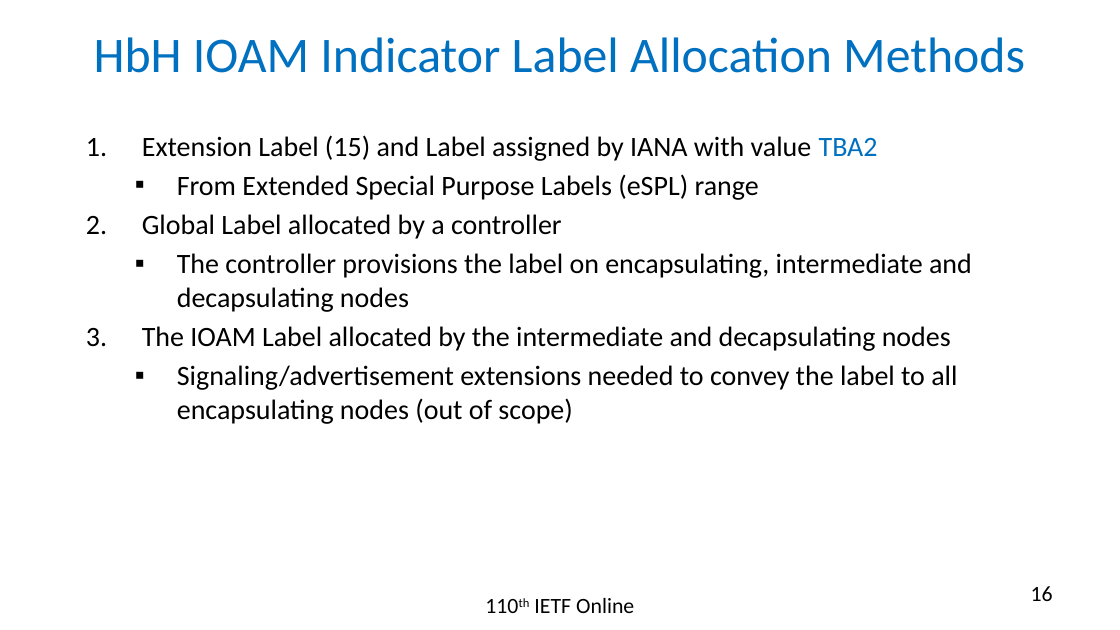
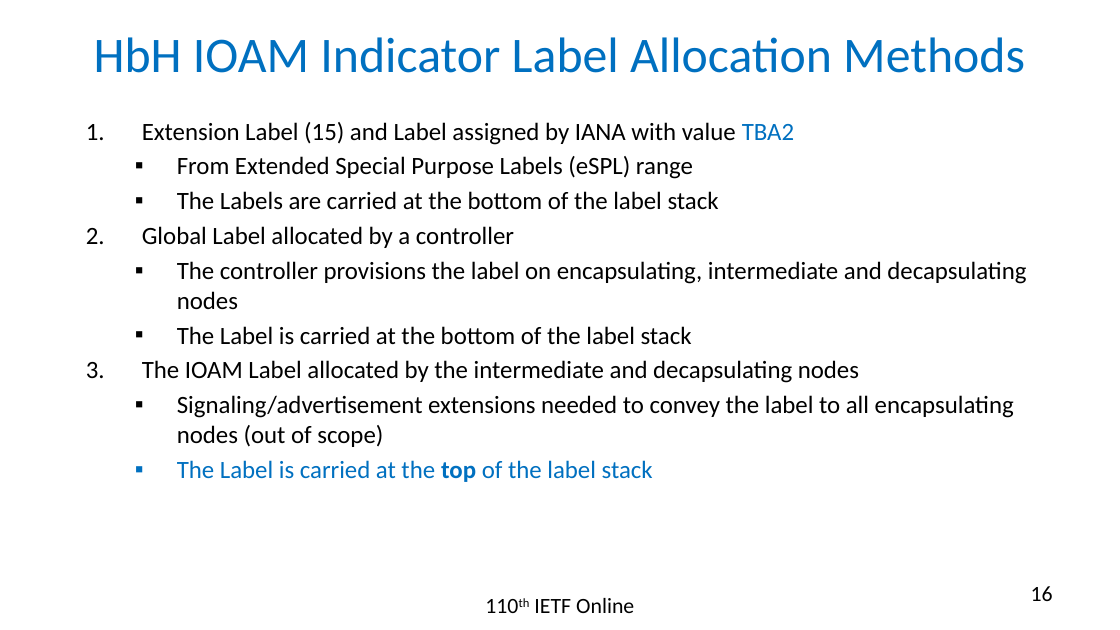
Before and after one commit to rakgandhi/ietf-slides, a slide deck: slide 16 of draft-gandhi-mpls-ioam-sr-06.pptx. Drawn at 1120x630 pixels with LibreOffice and Linux fonts; fonts in the diff are those of the drawing. Boxes give left, top, right and bottom in pixels: in the first picture for what was removed or moved away, otherwise in the second. Text is boxed around its words. In the diff, an @@ line names an element or a change of style, - is before the commit and + after.

```diff
--- a/draft-gandhi-mpls-ioam-sr-06.pptx
+++ b/draft-gandhi-mpls-ioam-sr-06.pptx
@@ text "Extension Label (15) and Label ...": place and size @@
-text "Extension Label (15) and Label ..." at <box>142,135,972,424</box>
+text "Extension Label (15) and Label ..." at <box>142,122,1026,482</box>
@@ text at <box>142,122,1026,447</box>: size 18 to 16 pt in "Extension Label (15) and Label assigned by ...", "From Extended Special Purpose Labels (eSPL) range", "Global Label allocated by a controller", "The controller provisions the label on encapsulating, ..." and 2 more places @@
@@ text at <box>177,191,719,210</box>: paragraph added @@
+  ▪ The Labels are carried at the bottom of the label stack
@@ text at <box>177,326,692,345</box>: paragraph added @@
+  ▪ The Label is carried at the bottom of the label stack
@@ text at <box>177,460,653,482</box>: paragraph added @@
+  ▪ The Label is carried at the top of the label stack
```
Also in this commit, not shown: 6 other slides changed, 1 other file.
